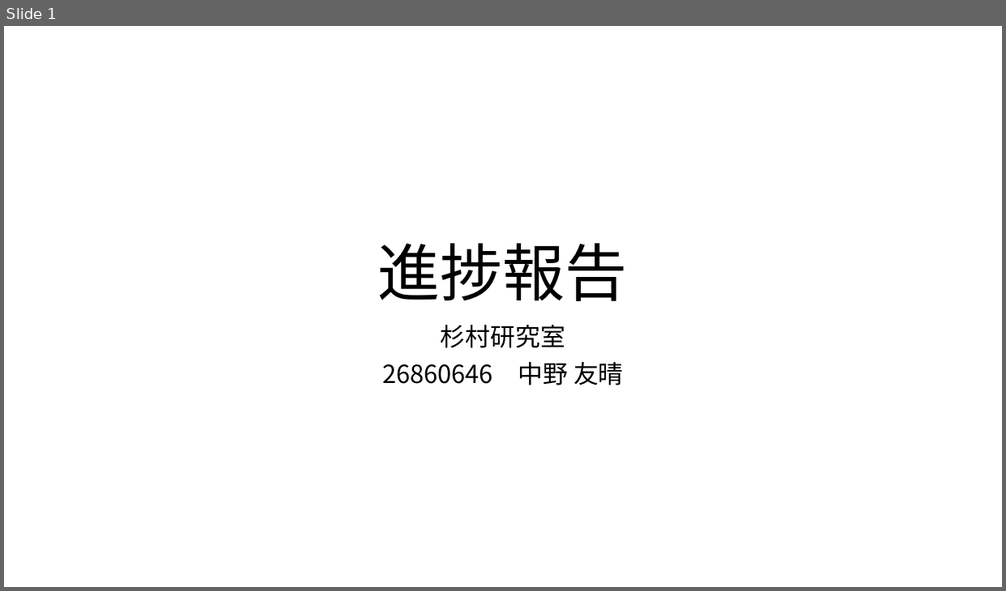
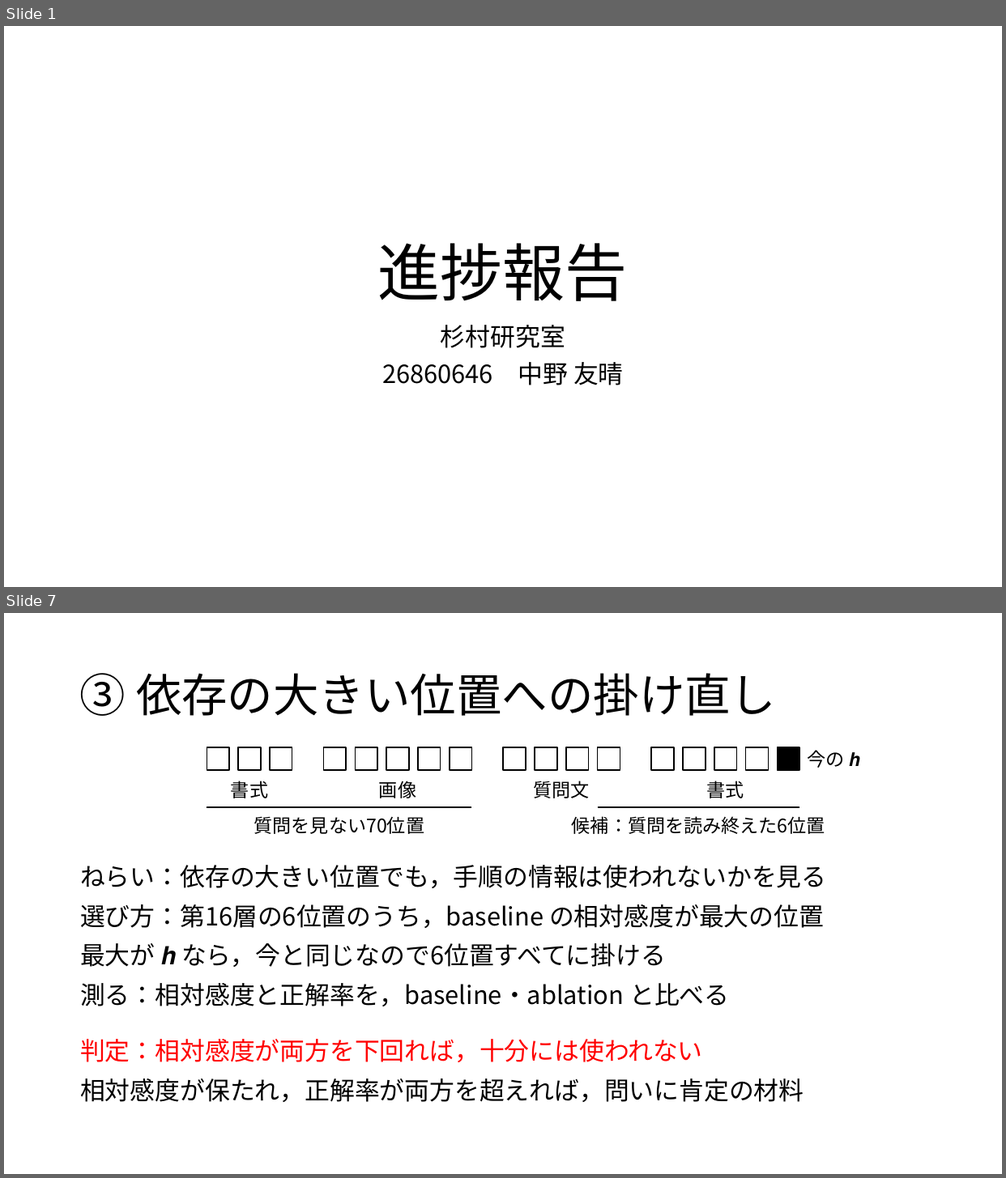
Before and after one commit to tomoking2004/taskalign, a slide deck: presentations/20261120_進捗報告.pptx. Shown one above the other, each under a label of ours: slide 1 before the commit, slides 1 and 7 after it; the slides between them are not shown. The pictures are 1006x591 and 1006x1178 pixels, drawn with LibreOffice and Linux fonts; fonts in the diff are those of the drawing. Boxes give left, top, right and bottom in pixels: in the first picture for what was removed or moved away, otherwise in the second. Text is boxed around its words. In the diff, an @@ line names an element or a change of style, - is before the commit and + after.

Commit message:
docs: rework the 20 November progress report
- 20261120_進捗報告.pptx：11/18 の3枚を8枚にした．構成は，表紙，学会での質問，十分には使われない理由，今後の方針，手順①〜④を1枚ずつである（本人の指摘）．理由は「答えを良くしないなら，手順の情報は後段にあまり読まれない」という一つの候補とし，その二通り（位置・方向）を図で示す．手順の各枚には，模式図と，ねらい・測るもの・判定を置いた．判定はポスターの語「十分には使われない」で言う．入れ替えは研究文書から外したので載せず，手順どうしの依存の行と一覧の矢印も置かない．20261106_進捗報告.pptx の雛形の部品に書いて組んだ
- principles.md：この資料への本人の指摘（2026-11-18・19）を規定にした．計画の回は手順を一枚ずつ説明する．質問と応え方の表は欄だけで読めるようにし，近い手順を当てて応えた形にしない．理由の候補は聴き手の前提に照らして理由になっているかを確かめ，同じ現象の言い換えを別の候補に立てない．規則の例外には理由を同じ行に書く．囲みと名は同じものを指すときだけ隣に置く．手順どうしの依存は載せない．スライドの λ は数式の書体で組む
- 確定前の走査：PowerPoint で開いて8枚を画像で確かめた．validate.py に合格し，文字の走査とメモはどちらも 0 件，PDF の書体は游明朝と Cambria Math だけだった．事実照合・規定・言語・教授の目の4つの観点で全文の読みを通し，その後に変えた行も読ませた

```diff
--- a/presentations/20261120_進捗報告.pptx
+++ b/presentations/20261120_進捗報告.pptx
@@ slide 7 added at [4, 613, 1002, 1174], background #FFFFFF @@
@@ title added at [80, 673, 776, 716], 44 pt, text #000000 @@
+③ 依存の大きい位置への掛け直し
@@ rectangle added at [206, 747, 229, 770], fill #FFFFFF, outline #000000 1.25 pt @@
@@ rectangle added at [238, 747, 261, 770], fill #FFFFFF, outline #000000 1.25 pt @@
@@ rectangle added at [270, 747, 292, 770], fill #FFFFFF, outline #000000 1.25 pt @@
@@ rectangle added at [324, 747, 346, 770], fill #FFFFFF, outline #000000 1.25 pt @@
@@ rectangle added at [355, 747, 377, 770], fill #FFFFFF, outline #000000 1.25 pt @@
@@ rectangle added at [386, 747, 409, 770], fill #FFFFFF, outline #000000 1.25 pt @@
@@ rectangle added at [418, 747, 441, 770], fill #FFFFFF, outline #000000 1.25 pt @@
@@ rectangle added at [450, 747, 472, 770], fill #FFFFFF, outline #000000 1.25 pt @@
@@ rectangle added at [503, 747, 526, 770], fill #FFFFFF, outline #000000 1.25 pt @@
@@ rectangle added at [535, 747, 557, 770], fill #FFFFFF, outline #000000 1.25 pt @@
@@ rectangle added at [566, 747, 589, 770], fill #FFFFFF, outline #000000 1.25 pt @@
@@ rectangle added at [598, 747, 620, 770], fill #FFFFFF, outline #000000 1.25 pt @@
@@ rectangle added at [651, 747, 674, 770], fill #FFFFFF, outline #000000 1.25 pt @@
@@ rectangle added at [683, 747, 705, 770], fill #FFFFFF, outline #000000 1.25 pt @@
@@ rectangle added at [714, 747, 737, 770], fill #FFFFFF, outline #000000 1.25 pt @@
@@ rectangle added at [746, 747, 769, 770], fill #FFFFFF, outline #000000 1.25 pt @@
@@ rectangle added at [778, 747, 799, 770], fill #000000, outline #000000 1.25 pt @@
@@ text added at [807, 750, 860, 768], 18 pt, text #000000 @@
+今の 𝒉
@@ text added at [231, 781, 268, 798], 18 pt, text #000000 @@
+書式
@@ text added at [379, 781, 416, 798], 18 pt, text #000000 @@
+画像
@@ text added at [534, 781, 590, 798], 18 pt, text #000000 @@
+質問文
@@ text added at [707, 781, 744, 798], 18 pt, text #000000 @@
+書式
@@ line added from (206, 807) to (472, 807), #000000 1.25 pt @@
@@ text added at [254, 816, 424, 834], 18 pt, text #000000 @@
+質問を見ない70位置
@@ text added at [572, 816, 825, 834], 18 pt, text #000000 @@
+候補：質問を読み終えた6位置
@@ line added from (598, 807) to (799, 807), #000000 1.25 pt @@
@@ text added at [80, 865, 826, 1007], 24 pt, text #000000 @@
+ねらい：依存の大きい位置でも，手順の情報は使われないかを見る
+選び方：第16層の6位置のうち，baseline の相対感度が最大の位置
+最大が 𝒉 なら，今と同じなので6位置すべてに掛ける
+測る：相対感度と正解率を，baseline・ablation と比べる
@@ text added at [80, 1039, 803, 1102], 24 pt, text #000000 @@
+判定：相対感度が両方を下回れば，十分には使われない
+相対感度が保たれ，正解率が両方を超えれば，問いに肯定の材料
```
Also in this commit, not shown: 2 slides changed, 4 other slides added, 1 other file.
